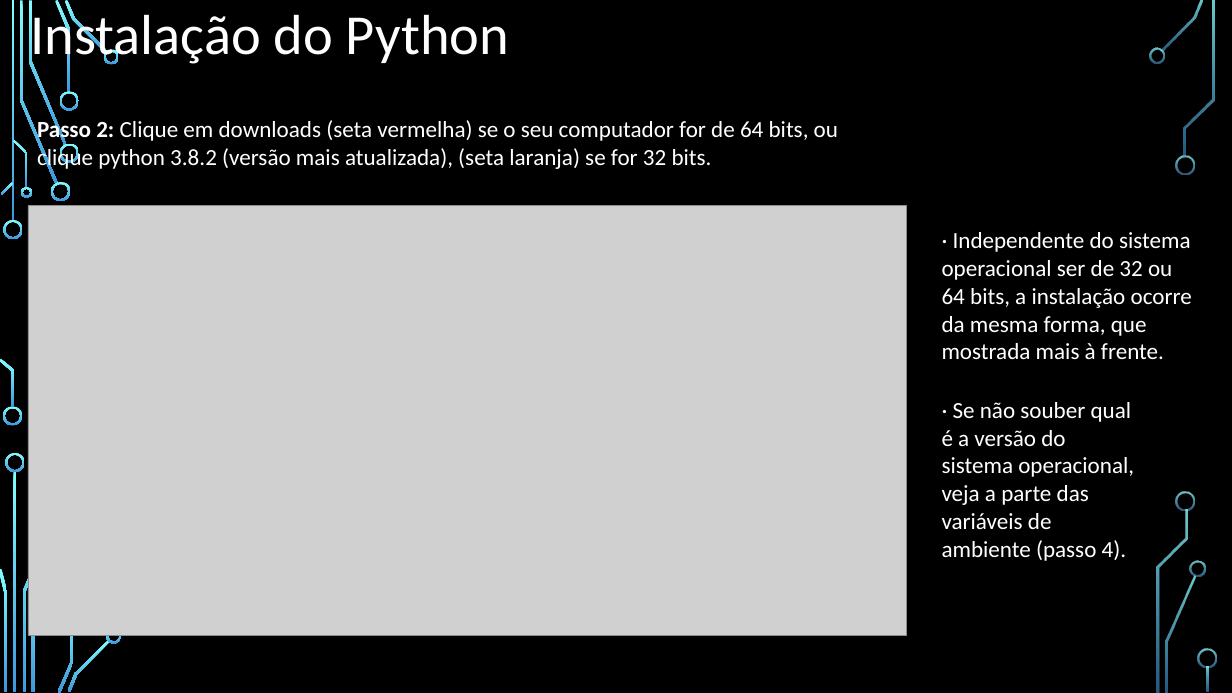
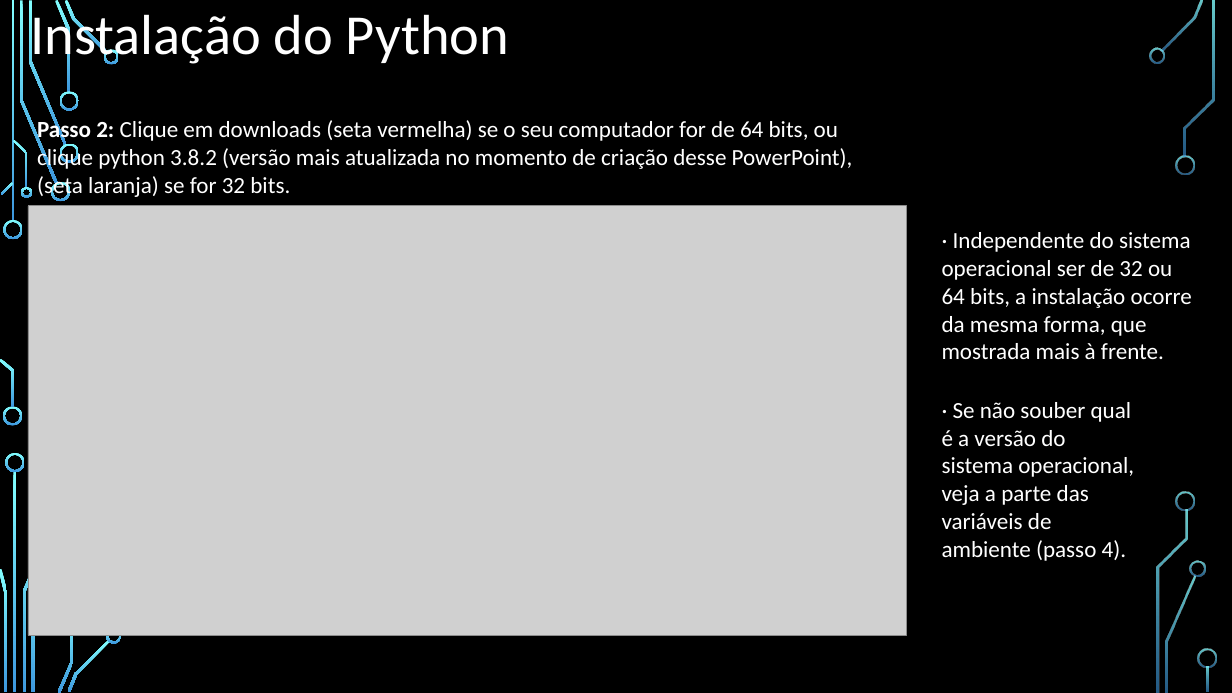
Before and after one commit to gabrielpcavalcanti/Guia-definitivo-do-Python, a slide deck: slide 4 of Aulas/Aula01InstalaçãoPython/Instação_do_python.pptx. Drawn at 1232x693 pixels with LibreOffice and Linux fonts; fonts in the diff are those of the drawing; grey boxes stand for pictures; background and template pictures are left out. Boxes give left, top, right and bottom in pixels: in the first picture for what was removed or moved away, otherwise in the second. Text is boxed around its words. In the diff, an @@ line names an element or a change of style, - is before the commit and + after.

```diff
--- a/Aulas/Aula01InstalaçãoPython/Instação_do_python.pptx
+++ b/Aulas/Aula01InstalaçãoPython/Instação_do_python.pptx
@@ text at (37,118,853,199): text changed @@
-Passo 2: Clique em downloads (seta vermelha) se o seu computador for de 64 bits, ou clique python 3.8.2 (versão mais atualizada), (seta laranja) se for 32 bits.
+Passo 2: Clique em downloads (seta vermelha) se o seu computador for de 64 bits, ou clique python 3.8.2 (versão mais atualizada no momento de criação desse PowerPoint), (seta laranja) se for 32 bits.
```
Also in this commit, not shown: 1 other slide changed, 2 slides added, 36 other files.
